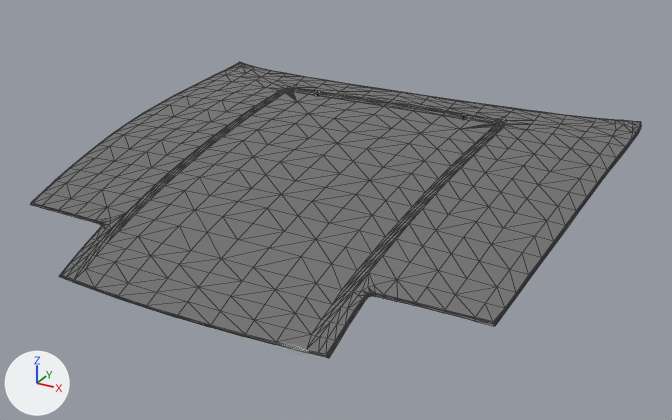
The glTF model content/cars/nissan_rs13/bonnet_oem.glb, before and after one commit.
One viewpoint serves both versions: a 50 mm lens placed at (1.2, -3.434, 1.513), pointed at (0.052, -1.347, 0.469). The axes (+X, +Y, +Z) are drawn at lower left. The lights are the same throughout. Mesh edges are drawn as thin lines on the coarser meshes. Where no turn or scale is listed for an object, it has been applied to the vertices.

The first picture shows 'bonnet'.
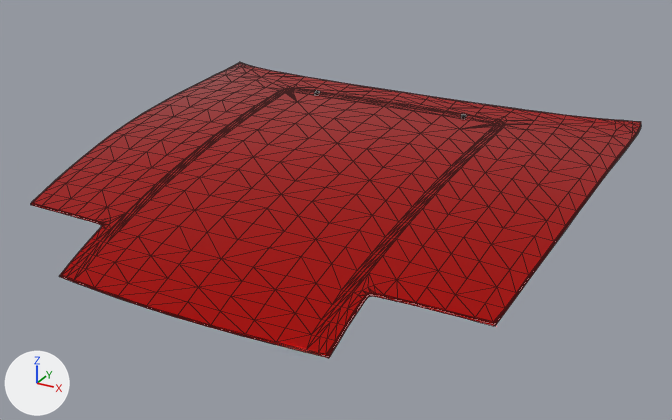
Edits to the bpy script that builds the scene:
```text
Change mat_paint:
    where n2 = _N.new('ShaderNodeMix'); n2.name = 'Mix'
    n2.inputs[7].default_value: (0.256, 0.256, 0.256, 1.0) -> (0.503, 0.0, 0.0, 1.0)  # 'B', grey #8a8a8a -> 'B', red #bc0000
```

Location of each change, (x1, y1, x2, y2) in pixels of the pictures (672 x 420 px):
'bonnet', surface changed (grey to red): (31, 62, 641, 358) in both
